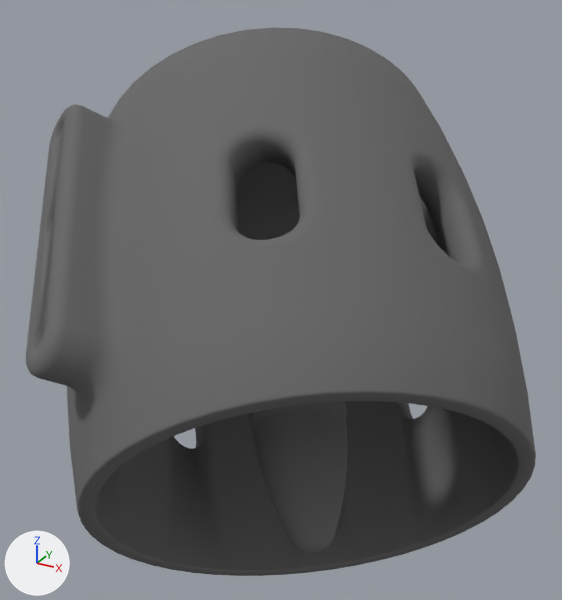
The COLLADA model robots/uuv_d/urdf/mesh/proto_type/meshes/t7.dae as it was, and as the next commit left it.
Before and after are seen from a 50 mm lens placed at (0.0488, -0.0947, 0.0677), pointed at (-0.0117, 0.0154, 0.0127). The lights are fixed; the arrows at lower left show +X, +Y and +Z. The older version comes first.

In view in the first picture: 'node0'.
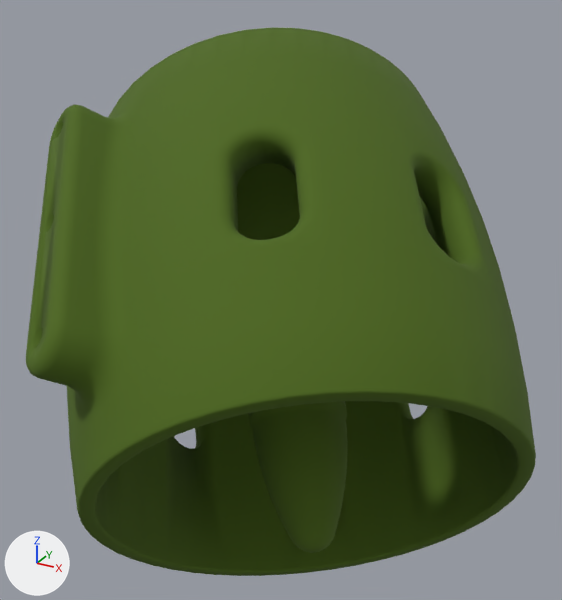
Location of each change, (x1, y1, x2, y2) in pixels of the pictures (562 x 600 px):
'node0', recoloured (darker): (26, 28, 536, 576) in both

Edits to the bpy script that builds the scene:
```text
Change mat_defaultmaterial:
    add n3 = _N.new('ShaderNodeMix'); n3.name = 'Mix'
    add n3.data_type = 'RGBA'
    add n3.blend_type = 'MULTIPLY'
    add n3.inputs[0].default_value = 1.0  # 'Factor'
    add n3.inputs[7].default_value = (0.523, 1.0, 0.0331, 1.0)  # 'B', green #bfff33
    where n2 = _N.new('ShaderNodeVertexColor'); n2.name = 'Color Attribute'
    where n0 = _N.new('ShaderNodeBsdfPrincipled'); n0.name = 'Principled BSDF'
    remove _L.new(n2.outputs[0], n0.inputs[0])  # 'Color' to 'Base Color'
    add _L.new(n2.outputs[0], n3.inputs[6])  # 'Color' to 'A'
    add _L.new(n3.outputs[2], n0.inputs[0])  # 'Result' to 'Base Color'
```
